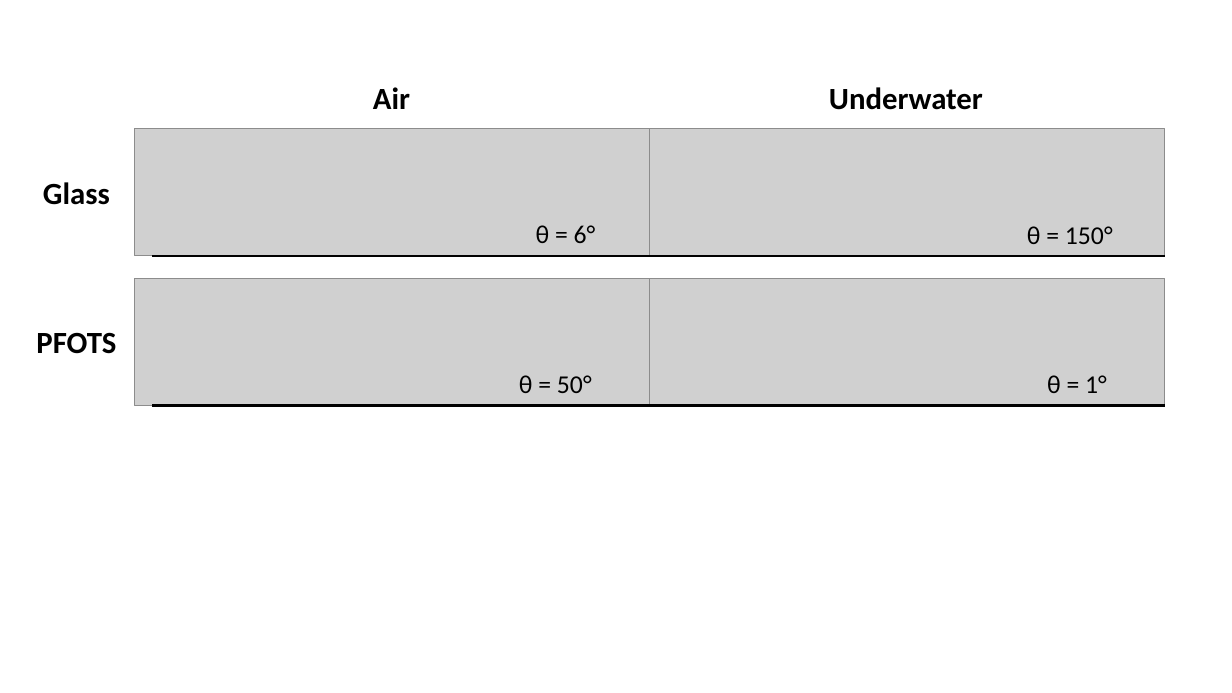
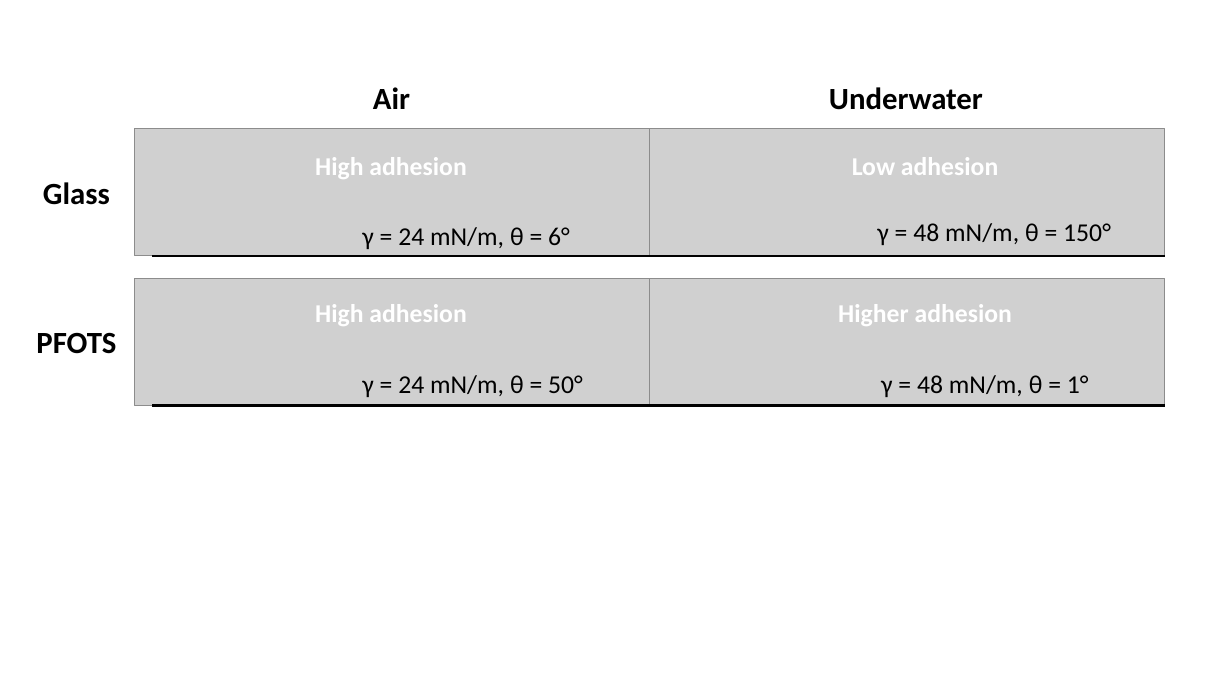
Before and after one commit to PranavSudersan/paper-underwater_adhesion, a slide deck: slide 2 of Data/schematics.pptx. Drawn at 1232x693 pixels with LibreOffice and Linux fonts; fonts in the diff are those of the drawing; grey boxes stand for pictures. Boxes give left, top, right and bottom in pixels: in the first picture for what was removed or moved away, otherwise in the second. Text is boxed around its words. In the diff, an @@ line names an element or a change of style, - is before the commit and + after.

```diff
--- a/Data/schematics.pptx
+++ b/Data/schematics.pptx
@@ group added at (315, 157, 1012, 326): 4 texts @@
+High adhesion
+High adhesion
+Higher adhesion
+Low adhesion
@@ text at (362, 227, 570, 249): text changed @@
-θ = 6°
+γ = 24 mN/m, θ = 6°
@@ text at (877, 223, 1111, 245): text changed @@
-θ = 150°
+γ = 48 mN/m, θ = 150°
@@ text at (362, 375, 583, 397): text changed @@
-θ = 50°
+γ = 24 mN/m, θ = 50°
@@ text at (881, 375, 1089, 397): text changed @@
-θ = 1°
+γ = 48 mN/m, θ = 1°
```
Also in this commit, not shown: 5 other files.
